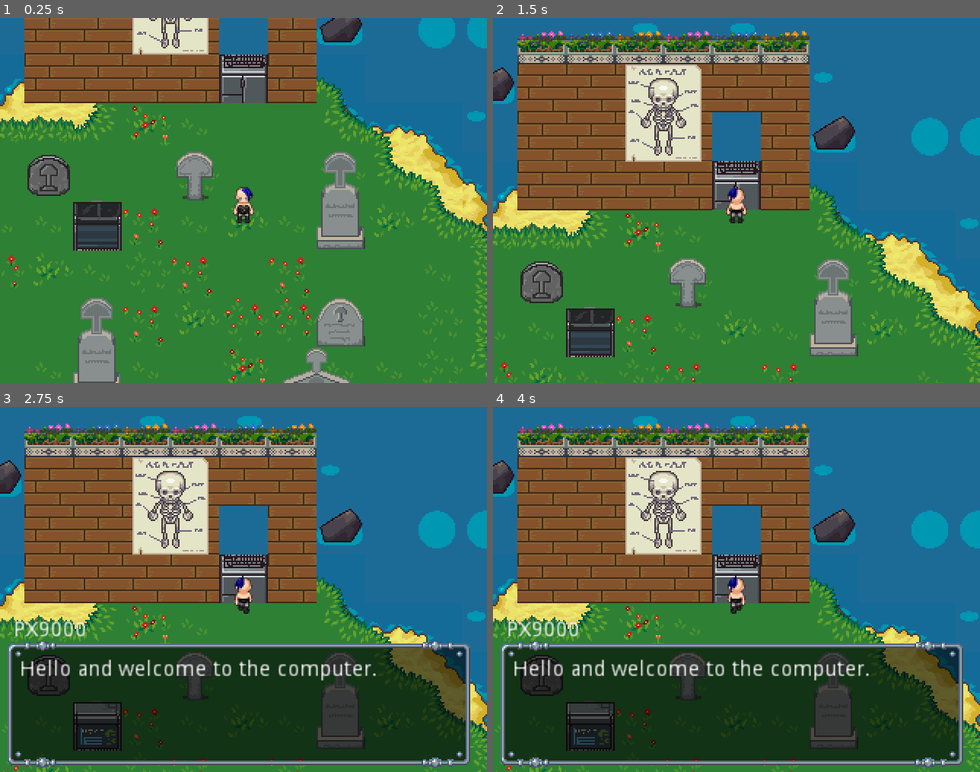
Above: before the commit, frames 1-4 (two rows, left to right).
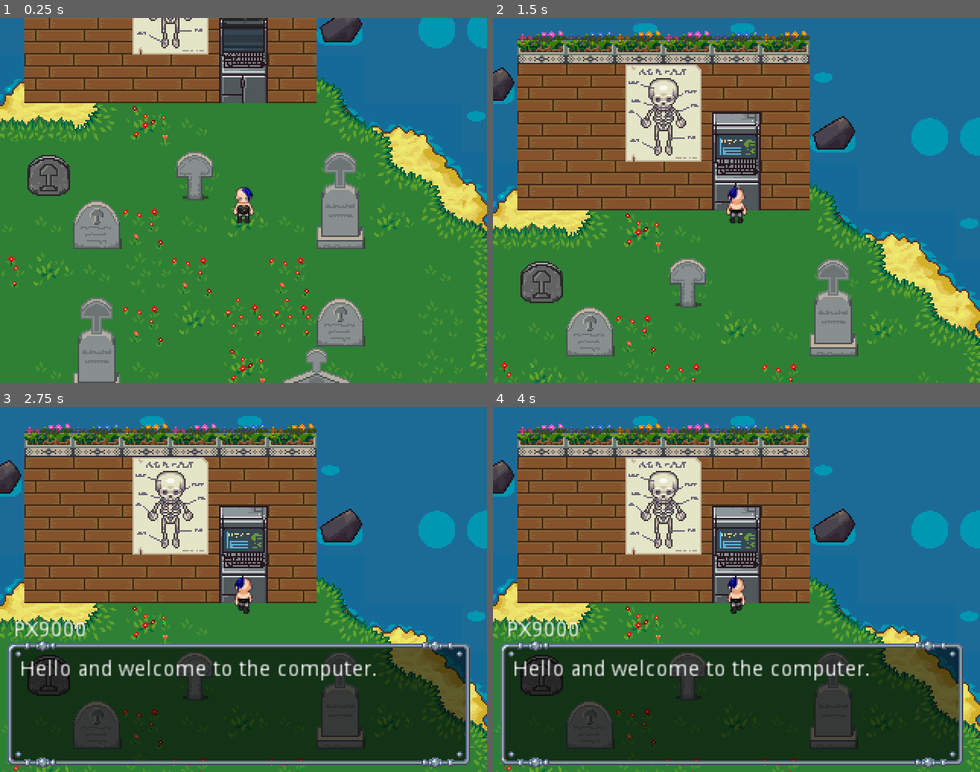
Above: after the commit, the same moments.

Repository: notnullgames/lol
Game: Godot game, scene res://maps/Demo.tscn
Two runs of this game, one before a commit and one after it. Both use one fixed random seed, a clock stepped at 60 frames per second and the inputs below.
Inputs:
- Up to frame 1 (0.25 s): no input
- Up to frame 2 (1.5 s): tap Enter at 0.5 s; hold Z (ui_accept) 0.53-1.28 s; hold Up (ui_up) from 0.53 s (still down); tap Z (ui_accept) at 1.35 s
- Up to frame 3 (2.75 s): tap Z (ui_accept) at 1.52, 1.82, 2 s; release Up (ui_up) at 2.03 s; hold Left (ui_left) from 2.03 s (still down); hold Z (ui_accept) from 2.03 s (still down)
- Up to frame 4 (4 s): release Z (ui_accept) at 2.78 s; tap Z (ui_accept) at 2.85, 3.02, 3.32 s; release Left (ui_left) at 3.53 s; hold Down (ui_down) from 3.53 s (still down); hold Z (ui_accept) from 3.53 s (still down)

The runs differ from the first frame. In frame 1, 2.3% of the frame differs, in the area x 15-55%, y 0-64%; in frame 2, 2.9%, in the area x 15-55%, y 25-93%; in frame 3, 2.1%; in frame 4, 2.1%.

Commit message:
on/off working

Diff:
--- a/maps/Demo.tscn
+++ b/maps/Demo.tscn
@@ -29,7 +29,7 @@
 tile_data = PoolIntArray( -196608, 3, 524288, -196607, 3, 524289, -196606, 3, 524289, -196605, 3, 524289, -196604, 3, 1 …(4058 unchanged characters)…
 
 [node name="Computer" parent="." instance=ExtResource( 4 )]
-position = Vector2( 96, -128 )
+position = Vector2( 96, -64 )
 
 [node name="gravestones and stuff" type="TileMap" parent="."]
 tile_set = ExtResource( 2 )
--- a/objects/Computer.gd
+++ b/objects/Computer.gd
@@ -1,20 +1,21 @@
 extends Area2D
 
-# this is me tryign to make a self-activated object
+# this is me trying to make a self-activated object
 # it needs some work
 
 var touching = false
 
-func _on_Computer_body_entered(body):
+func _input(event):
+	if touching and event.is_action_pressed("ui_accept") and Global.player_can_move:
+		var dialog = Global.show_dialog("PX9000", "Hello and welcome to the computer.", "left")
+
+func _on_Area2D_body_entered(body):
 	if body.name == "Player":
 		touching = true
-		$AnimationPlayer.play("On")
+		$AnimatedSprite.play("on")
 
-func _on_Computer_body_exited(body):
+
+func _on_Area2D_body_exited(body):
 	if body.name == "Player":
 		touching = false
-		$AnimationPlayer.play("Off")
-
-func _input(event):
-	if event.is_action_pressed("ui_accept") and touching and Global.player_can_move:
-		var dialog = Global.show_dialog("PX9000", "Hello and welcome to the computer.", "left")
+		$AnimatedSprite.play("off")
--- a/objects/Computer.tscn
+++ b/objects/Computer.tscn
@@ -1,67 +1,48 @@
-[gd_scene load_steps=6 format=2]
+[gd_scene load_steps=8 format=2]
 
 [ext_resource path="res://lpc/images/cyber-Interior-Furniture.png" type="Texture" id=1]
 [ext_resource path="res://objects/Computer.gd" type="Script" id=2]
+[ext_resource path="res://lpc/cyber.tres" type="TileSet" id=3]
 
 [sub_resource type="RectangleShape2D" id=1]
-extents = Vector2( 12.9709, 10.7473 )
 
-[sub_resource type="Animation" id=2]
-resource_name = "Off"
-length = 0.1
-tracks/0/type = "value"
-tracks/0/path = NodePath("AnimationPlayer/Screen:frame")
-tracks/0/interp = 1
-tracks/0/loop_wrap = true
-tracks/0/imported = false
-tracks/0/enabled = true
-tracks/0/keys = {
-"times": PoolRealArray( 0 ),
-"transitions": PoolRealArray( 1 ),
-"update": 1,
-"values": [ 108 ]
-}
+[sub_resource type="AtlasTexture" id=2]
+atlas = ExtResource( 1 )
+region = Rect2( 352, 192, 32, 32 )
 
-[sub_resource type="Animation" id=3]
-resource_name = "On"
-length = 0.1
-tracks/0/type = "value"
-tracks/0/path = NodePath("AnimationPlayer/Screen:frame")
-tracks/0/interp = 1
-tracks/0/loop_wrap = true
-tracks/0/imported = false
-tracks/0/enabled = true
-tracks/0/keys = {
-"times": PoolRealArray( 0 ),
-"transitions": PoolRealArray( 1 ),
-"update": 1,
-"values": [ 107 ]
-}
+[sub_resource type="AtlasTexture" id=3]
+atlas = ExtResource( 1 )
+region = Rect2( 384, 192, 32, 32 )
+
+[sub_resource type="SpriteFrames" id=4]
+animations = [ {
+"frames": [ SubResource( 2 ) ],
+"loop": true,
+"name": "on",
+"speed": 5.0
+}, {
+"frames": [ SubResource( 3 ) ],
+"loop": true,
+"name": "off",
+"speed": 5.0
+} ]
 
 [node name="Computer" type="Area2D"]
-collision_layer = 2
 script = ExtResource( 2 )
 
-[node name="CollisionShapeInteract" type="CollisionShape2D" parent="."]
-position = Vector2( 15.2028, 60.4576 )
+[node name="TileMap" type="TileMap" parent="."]
+tile_set = ExtResource( 3 )
+format = 1
+tile_data = PoolIntArray( -65536, 1, 0 )
+
+[node name="CollisionShape2D" type="CollisionShape2D" parent="."]
+position = Vector2( 16, 0 )
 shape = SubResource( 1 )
 
-[node name="Base" type="Sprite" parent="."]
-position = Vector2( 16, 48 )
-texture = ExtResource( 1 )
-vframes = 16
-hframes = 16
-frame = 123
-
-[node name="AnimationPlayer" type="AnimationPlayer" parent="."]
-anims/Off = SubResource( 2 )
-anims/On = SubResource( 3 )
-
-[node name="Screen" type="Sprite" parent="AnimationPlayer"]
-position = Vector2( 16.1568, 16.9514 )
-texture = ExtResource( 1 )
-vframes = 16
-hframes = 16
-frame = 108
-[connection signal="body_entered" from="." to="." method="_on_Computer_body_entered"]
-[connection signal="body_exited" from="." to="." method="_on_Computer_body_exited"]
+[node name="AnimatedSprite" type="AnimatedSprite" parent="."]
+position = Vector2( 16, -48 )
+frames = SubResource( 4 )
+animation = "off"
+playing = true
+[connection signal="body_entered" from="." to="." method="_on_Area2D_body_entered"]
+[connection signal="body_exited" from="." to="." method="_on_Area2D_body_exited"]
